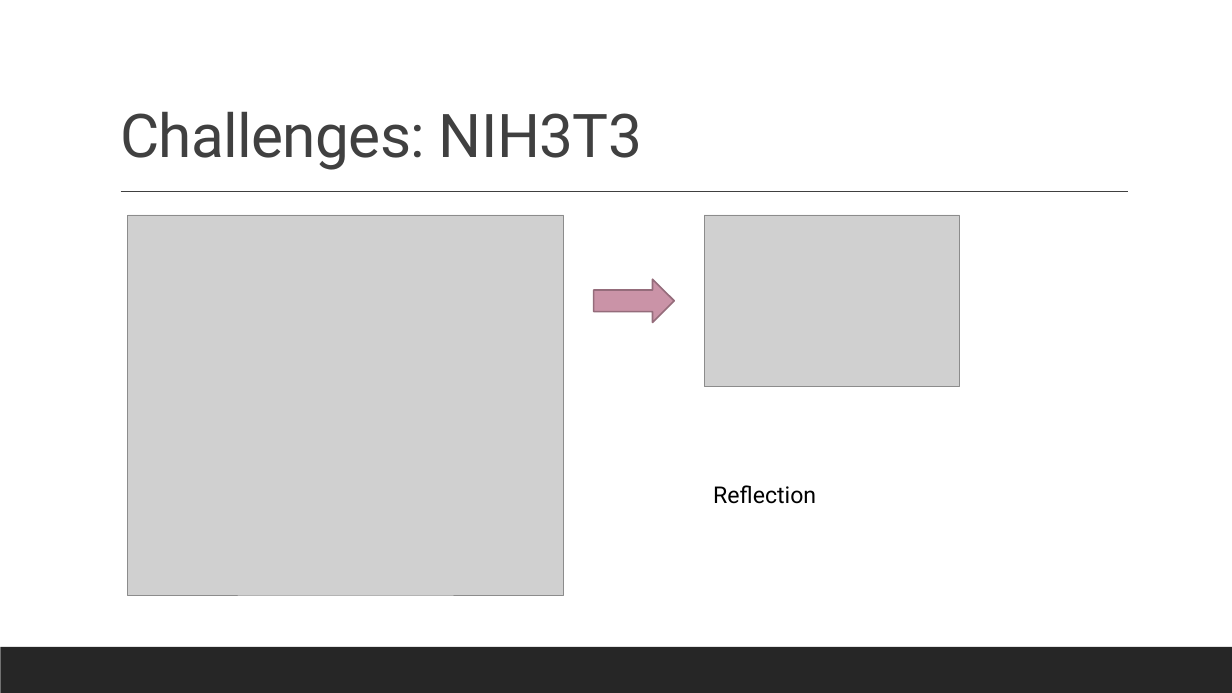
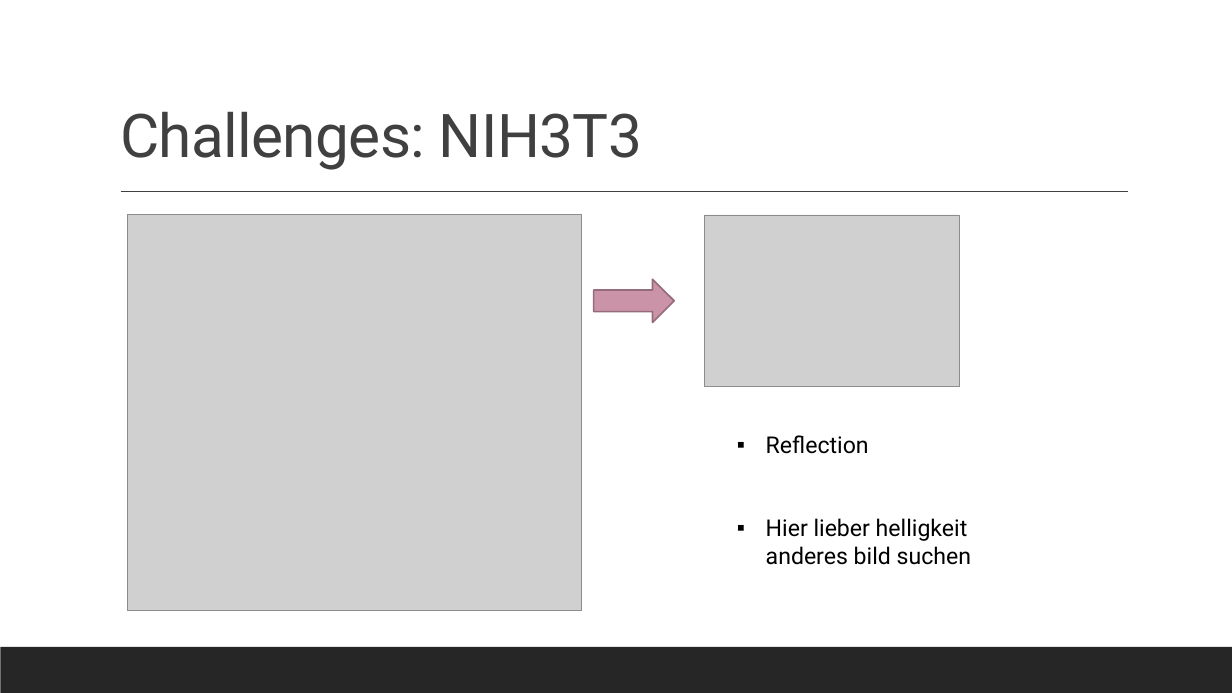
Before and after one commit to datascience-mobi-2022/2022-topic-01-team-04, a slide deck: slide 16 of presentation/layout(2).pptx (slide 8 before the commit). Drawn at 1232x693 pixels with LibreOffice and Linux fonts; fonts in the diff are those of the drawing; grey boxes stand for pictures. Boxes give left, top, right and bottom in pixels: in the first picture for what was removed or moved away, otherwise in the second. Text is boxed around its words. In the diff, an @@ line names an element or a change of style, - is before the commit and + after.

```diff
--- a/presentation/layout(2).pptx
+++ b/presentation/layout(2).pptx
@@ picture: place and size @@
-picture at (128, 215, 564, 595)
+picture at (128, 215, 581, 612)
@@ text "Reflection": place and size @@
-text "Reflection" at (713, 485, 816, 504)
+text "Reflection" at (766, 435, 971, 565)
@@ text at (766, 435, 869, 454): bullet none to ▪ @@
@@ text at (766, 518, 971, 565): paragraph added @@
+▪ Hier lieber helligkeit anderes bild suchen
```
Also in this commit, not shown: 6 other slides changed, 1 slide added, 2 slides removed.
